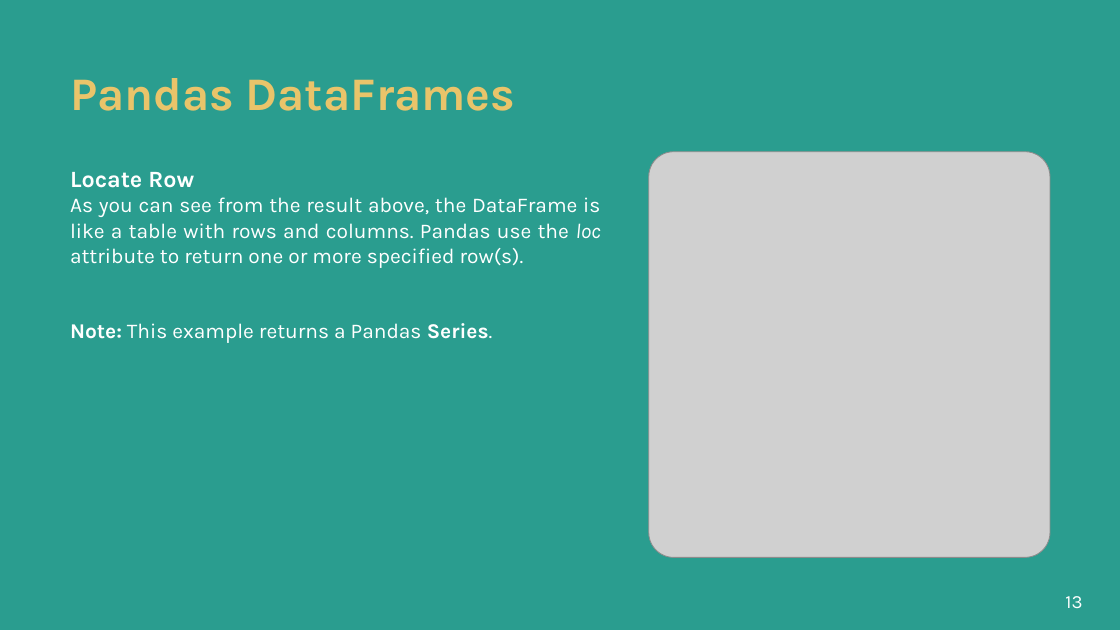
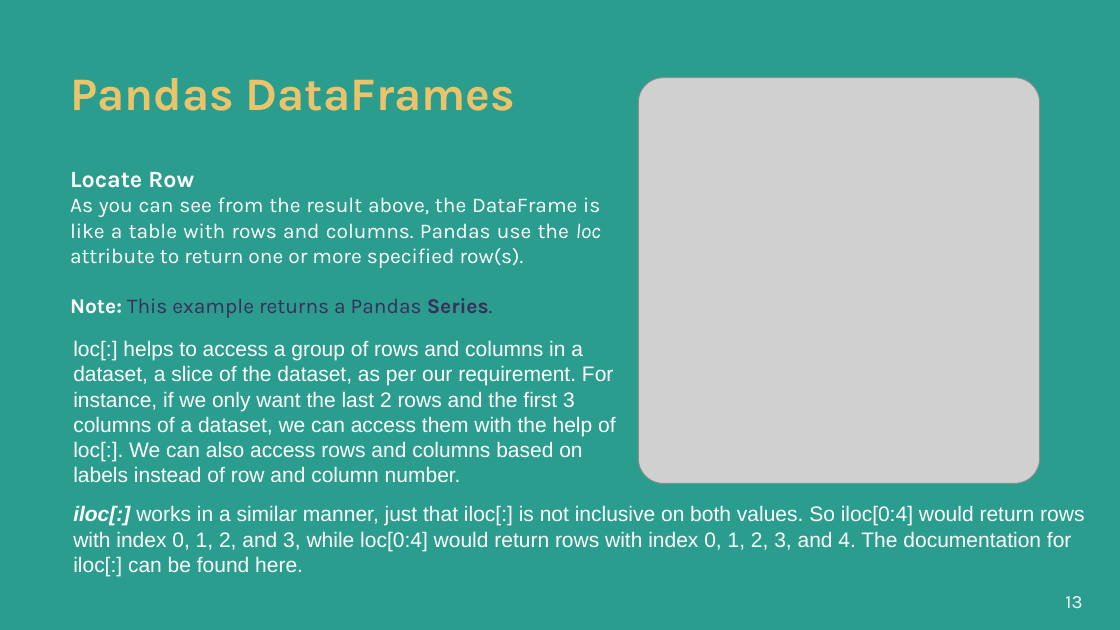
Before and after one commit to alishhde/PandasTutorial, a slide deck: slide 13 of Pandas Tutorials.pptx. Drawn at 1120x630 pixels with LibreOffice and Linux fonts; fonts in the diff are those of the drawing; grey boxes stand for pictures; background and template pictures are left out. Boxes give left, top, right and bottom in pixels: in the first picture for what was removed or moved away, otherwise in the second. Text is boxed around its words. In the diff, an @@ line names an element or a change of style, - is before the commit and + after.

```diff
--- a/Pandas Tutorials.pptx
+++ b/Pandas Tutorials.pptx
@@ picture: place and size @@
-picture at bbox=[649, 152, 1050, 558]
+picture at bbox=[639, 77, 1040, 483]
@@ text at bbox=[70, 298, 493, 318]: text colour #FFFFFF to #3B2E58 in "This example returns a Pandas Series." @@
@@ text added at bbox=[73, 340, 615, 482], 18 pt, text #FFFFFF @@
+loc[:] helps to access a group of rows and columns in a dataset, a slice of the dataset, as per our requirement. For instance, if we only want the last 2 rows and the first 3 columns of a dataset, we can access them with the help of loc[:]. We can also access rows and columns based on labels instead of row and column number.
@@ text added at bbox=[73, 505, 1084, 576], 18 pt, text #FFFFFF @@
+iloc[:] works in a similar manner, just that iloc[:] is not inclusive on both values. So iloc[0:4] would return rows with index 0, 1, 2, and 3, while loc[0:4] would return rows with index 0, 1, 2, 3, and 4. The documentation for iloc[:] can be found here.
```
Also in this commit, not shown: 12 slides added, 17 other files.
